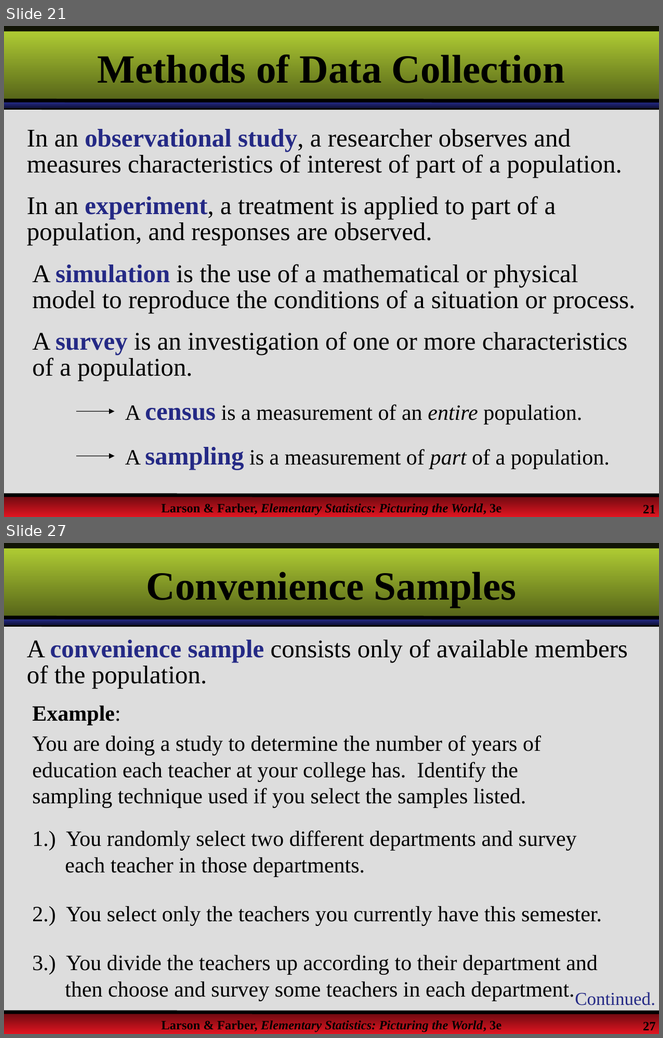
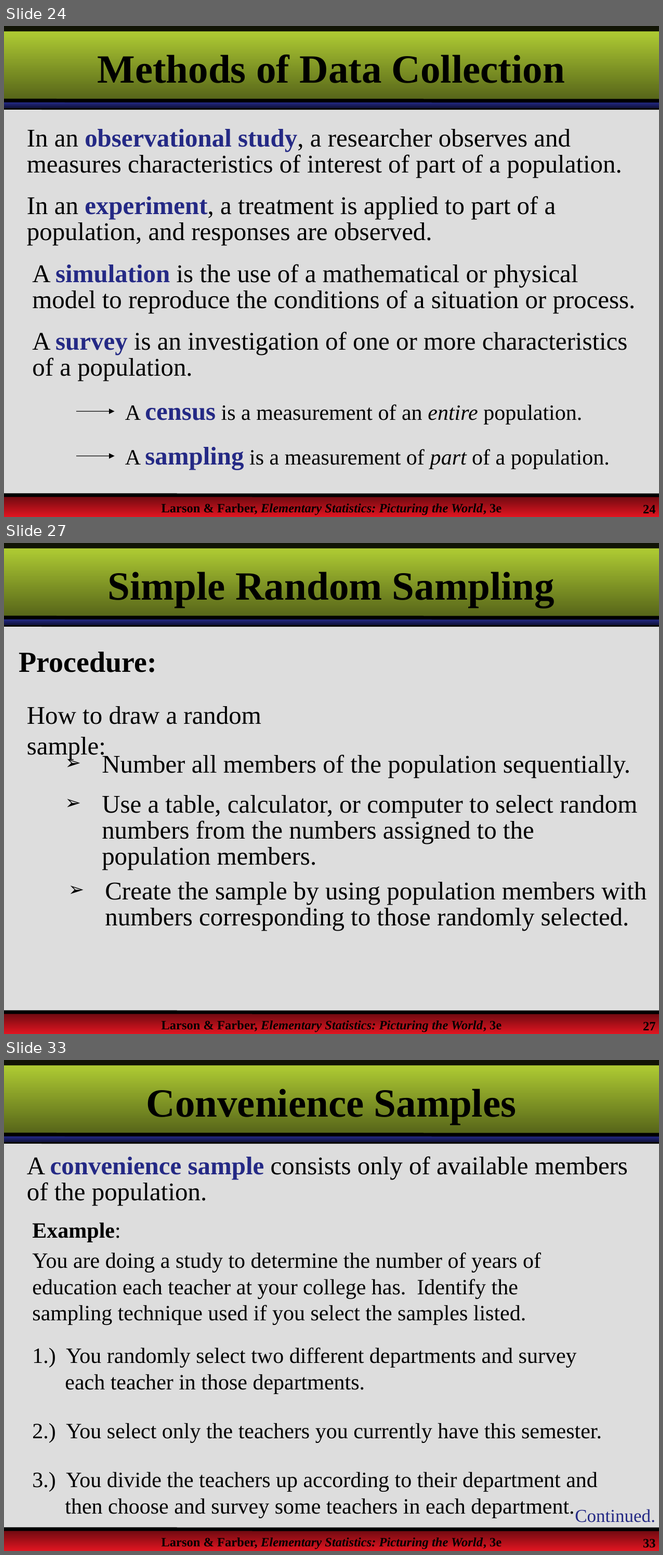
Before and after one commit to MMabaso/Quantitative-Techniques-Lecture, a slide deck: QTS105D/Lecture1.pptx. Shown one above the other, each under a label of ours: slides 21 and 27 before the commit, slides 24, 27 and 33 after it; the slides between them are not shown. The pictures are 663x1038 and 663x1555 pixels, drawn with LibreOffice and Linux fonts; fonts in the diff are those of the drawing; background and template pictures are left out. Boxes give left, top, right and bottom in pixels: in the first picture for what was removed or moved away, otherwise in the second. Text is boxed around its words. In the diff, an @@ line names an element or a change of style, - is before the commit and + after.

```diff
--- a/QTS105D/Lecture1.pptx
+++ b/QTS105D/Lecture1.pptx
@@ slide 27 added at (4, 543, 659, 1034), background picture (left out); not listed: 9 template elements that a slide beside it also shows @@
@@ title added at (108, 568, 555, 607), 44 pt, text #000000, bold @@
+Simple Random Sampling
@@ text added at (19, 652, 157, 672), 32 pt, text #000000, bold @@
+Procedure:
@@ text added at (27, 706, 261, 759), 28 pt, text #000000 @@
+How to draw a random sample:
@@ text added at (102, 753, 631, 778), 28 pt, text #000000 @@
+➢ Number all members of the population sequentially.
@@ text added at (102, 795, 637, 870), 28 pt, text #000000 @@
+➢ Use a table, calculator, or computer to select random numbers from the numbers assigned to the population members.
@@ text added at (105, 882, 647, 931), 28 pt, text #000000 @@
+➢ Create the sample by using population members with numbers corresponding to those randomly selected.
@@ what was slide 21 is now slide 24 @@
@@ page number at (643, 505, 656, 516): text changed @@
-21
+24
@@ what was slide 27 is now slide 33 @@
@@ page number at (643, 1539, 656, 1550): text changed @@
-27
+33
```
Also in this commit, not shown: 10 slides changed, 8 other slides added, 2 slides removed.
